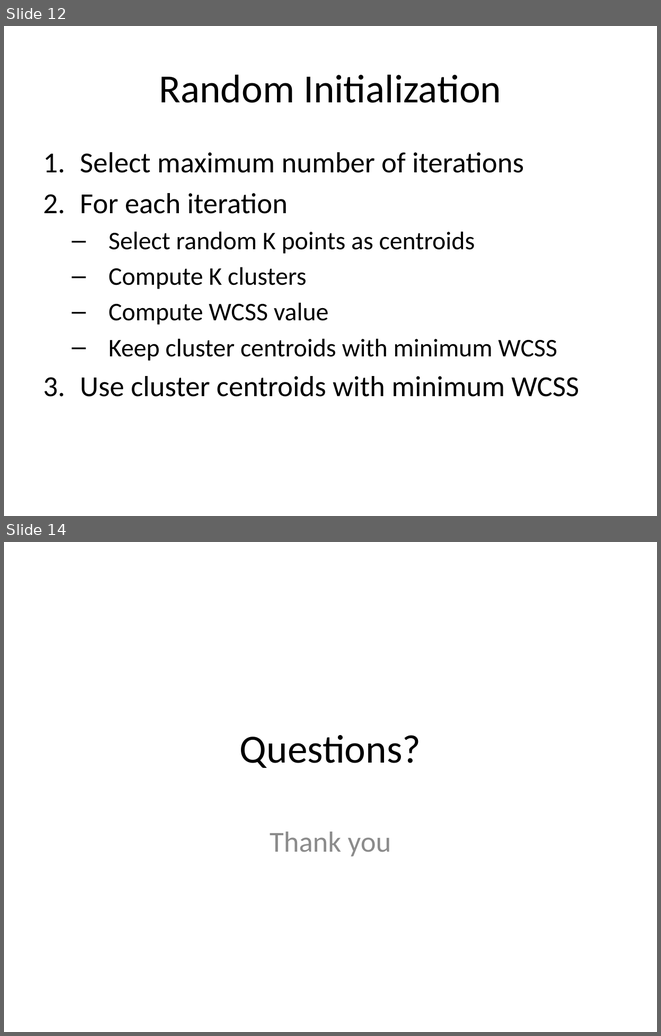
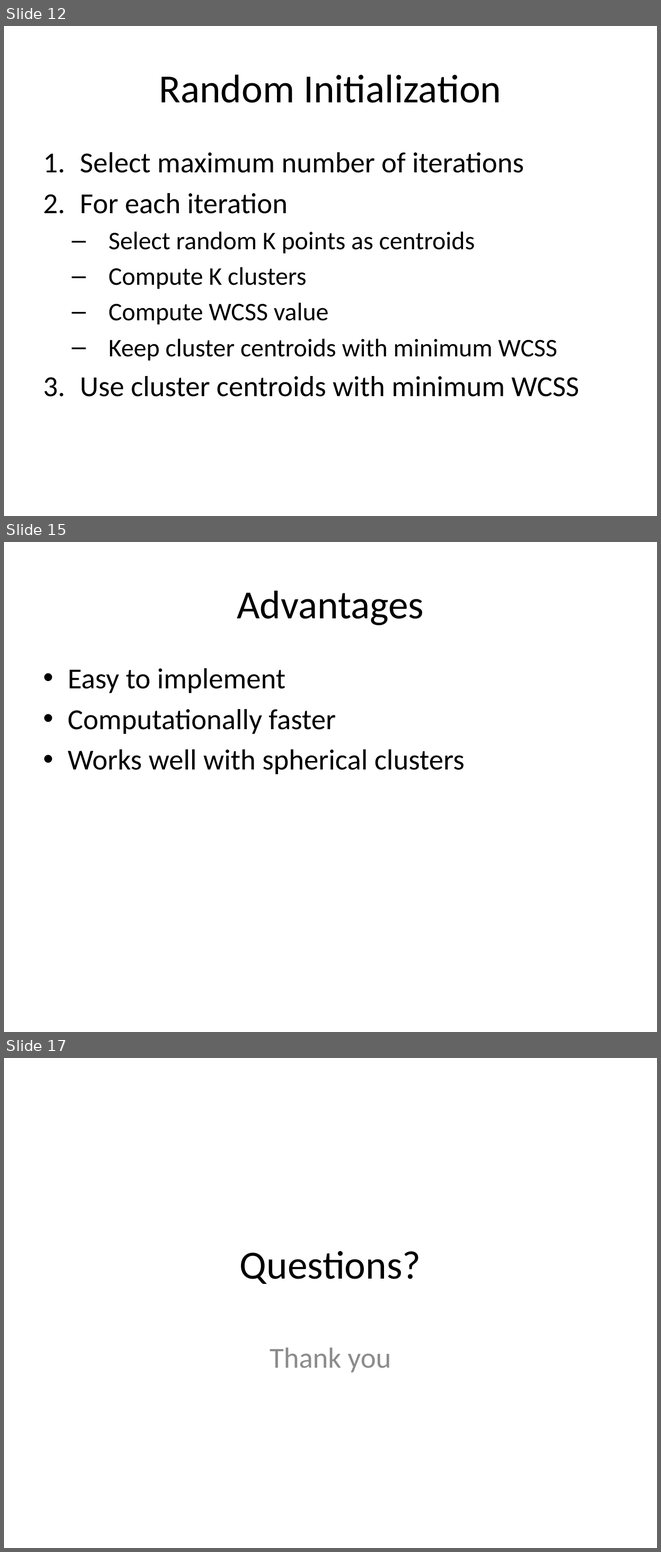
Before and after one commit to look4pritam/ArtificialIntelligence, a slide deck: MachineLearning/K-MeansClustering.pptx. Shown one above the other, each under a label of ours: slides 12 and 14 before the commit, slides 12, 15 and 17 after it; the slides between them are not shown. The pictures are 661x1036 and 661x1552 pixels, drawn with LibreOffice and Linux fonts; fonts in the diff are those of the drawing. Boxes give left, top, right and bottom in pixels: in the first picture for what was removed or moved away, otherwise in the second. Text is boxed around its words. In the diff, an @@ line names an element or a change of style, - is before the commit and + after.

```diff
--- a/MachineLearning/K-MeansClustering.pptx
+++ b/MachineLearning/K-MeansClustering.pptx
@@ slide 15 added at (x1=4, y1=542, x2=657, y2=1032), background #FFFFFF @@
@@ title added at (x1=237, y1=590, x2=424, y2=625), 44 pt, text #000000 @@
+Advantages
@@ text added at (x1=68, y1=668, x2=465, y2=774), 32 pt, text #000000 @@
+• Easy to implement
+• Computationally faster
+• Works well with spherical clusters
@@ what was slide 14 is now slide 17 @@
```
Also in this commit, not shown: 2 slides changed, 2 other slides added.
